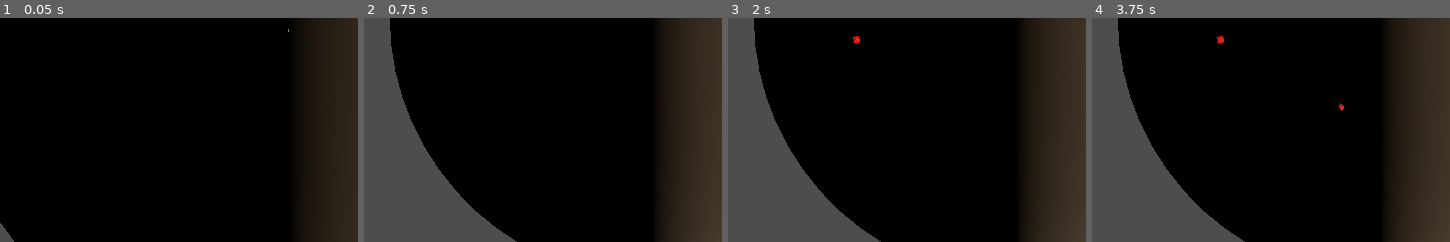
Above: before the commit, frames 1-4 (left to right).
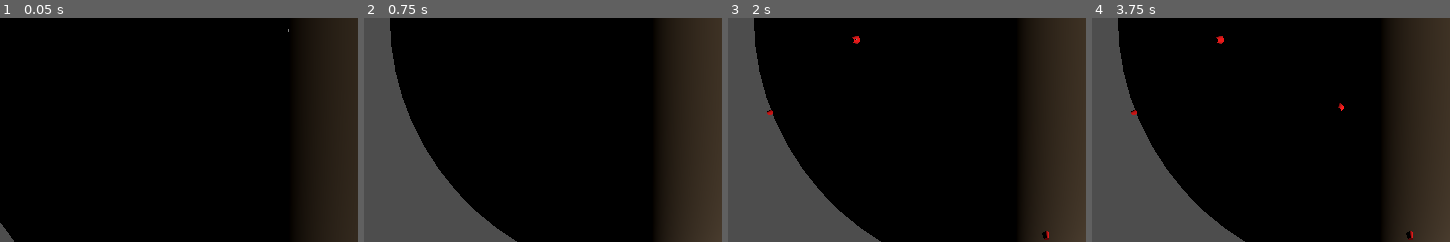
Above: after the commit, the same moments.

Repository: ShadowCurse/gmtk_2024
Game: Godot game, scene res://solar_system.tscn
Two runs of this game, one before a commit and one after it. Both use one fixed random seed, a clock stepped at 60 frames per second and the inputs below.
Inputs (mouse positions are % of the whole screen's width and height, from its top left):
- Up to frame 1 (0.05 s): no input
- Up to frame 2 (0.75 s): tap Enter at 0.5 s; move the mouse to (75, 45) at 0.52 s; hold Right (ui_right) from 0.53 s (still down); tap W (place_hub) at 0.6 s; click (75, 45) at 0.67 s
- Up to frame 3 (2 s): tap Space at 1.25 s; move the mouse to (28, 55) at 1.27 s; release Right (ui_right) at 1.28 s; hold Down (ui_down) from 1.28 s (still down); tap Q (place_resource) at 1.35 s
- Up to frame 4 (3.75 s): tap Enter at 2, 3.5 s; move the mouse to (61, 28) at 2.02 s; release Down (ui_down) at 2.03 s; hold Right (ui_right) 2.03-2.78 s; tap W (place_hub) at 2.1, 3.6 s; tap Space at 2.75 s; move the mouse to (44, 70) at 2.77 s; hold Up (ui_up) 2.78-3.53 s; tap Q (place_resource) at 2.85 s; click (44, 70) at 2.92 s; move the mouse to (83, 65) at 3.52 s; hold Left (ui_left) from 3.53 s (still down)
The pictures show only the part of the screen within x 10-60%, y 50-100%; the shares and areas given below are measured in that part.

Frames 1-2 are identical in both runs. In frame 3, less than 0.1% of the frame differs, in the area x 10-90%, y 41-100%; in frame 4, less than 0.1%.

Commit message:
resources randomly spawn

Diff:
--- a/planet.gd
+++ b/planet.gd
@@ -1,5 +1,7 @@
 extends Node3D
 class_name Planet
+
+@export var new_resource_safe_zone: float = PI / 128.0
 
 @export var resource_point_scene: PackedScene
 @export var resource_hub_scene: PackedScene
@@ -102,3 +104,39 @@
         if event is InputEventMouseMotion:
             var viewport_transform: Transform2D = get_tree().root.get_final_transform()
             mouse_input += event.xformed_by(viewport_transform).relative
+
+func _on_timer_timeout():
+    var random_theta = randf_range(0.0, 2.0 * PI)
+    var random_phi = randf_range(-PI / 2.0, PI / 2)
+
+    var x = 100.0 * sin(random_theta) * cos(random_phi)
+    var y = 100.0 * sin(random_theta) * sin(random_phi)
+    var z = 100.0 * cos(random_theta)
+
+    var random_position = Vector3(x, y, z)
+
+    const MAX_ITERATIONS: int = 2
+    for i in range(MAX_ITERATIONS):
+        for hub in self.resource_hubs:
+            if hub.position.angle_to(random_position) < self.new_resource_safe_zone:
+                var delta_angle = self.new_resource_safe_zone - hub.position.angle_to(random_position)
+                var axis = (hub.position.cross(random_position)).normalized()
+                random_position = random_position.rotated(axis, delta_angle)
+                if i == MAX_ITERATIONS - 1:
+                    return
+
+        for point in self.resource_points:
+            if point.position.angle_to(random_position) < self.new_resource_safe_zone:
+                var delta_angle = self.new_resource_safe_zone - point.position.angle_to(random_position)
+                var axis = (point.position.cross(random_position)).normalized()
+                random_position = random_position.rotated(axis, delta_angle)
+                if i == MAX_ITERATIONS - 1:
+                    return
+
+    var local_position = self.to_local(random_position)
+    var local_rotation = Quaternion(Vector3.UP, local_position.normalized()).get_euler()
+    var resource_point: ResourcePoint = self.resource_point_scene.instantiate()
+    resource_point.position = local_position
+    resource_point.rotation = local_rotation
+    self.add_child(resource_point)
+    self.resource_points.append(resource_point)
--- a/planet.tscn
+++ b/planet.tscn
@@ -45,3 +45,8 @@
 
 [node name="CollisionShape3D" type="CollisionShape3D" parent="Area3D"]
 shape = SubResource("SphereShape3D_1vdt0")
+
+[node name="Timer" type="Timer" parent="."]
+autostart = true
+
+[connection signal="timeout" from="Timer" to="." method="_on_timer_timeout"]
